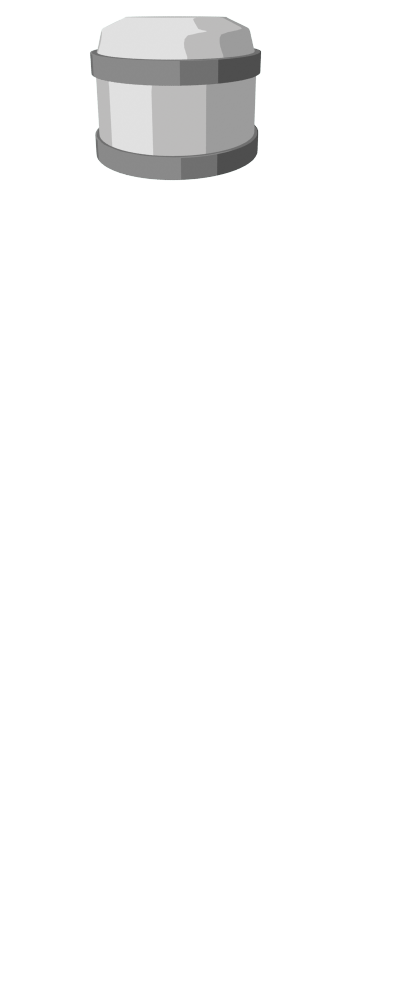
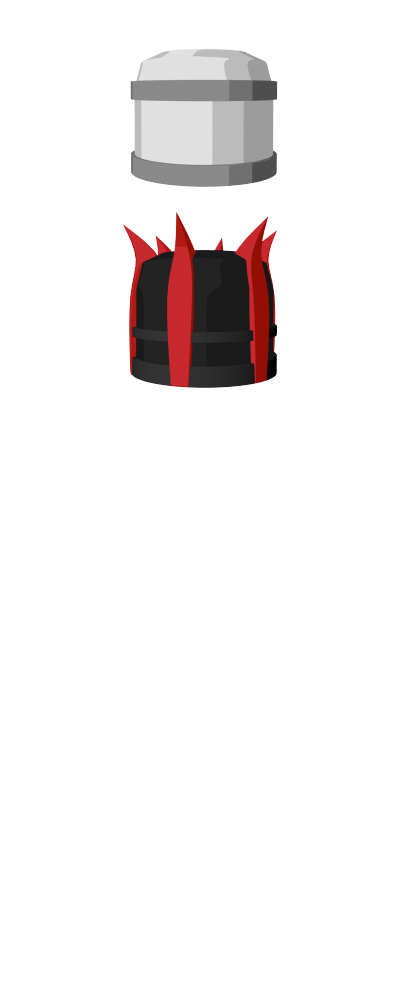
Two versions of the same layered image (400px x 1000px). Layer-by-layer changes:
added layer "damageBase" above "basicBase" over [122, 212, 278, 388]
painted on "basicBase" over [89, 16, 278, 187]
